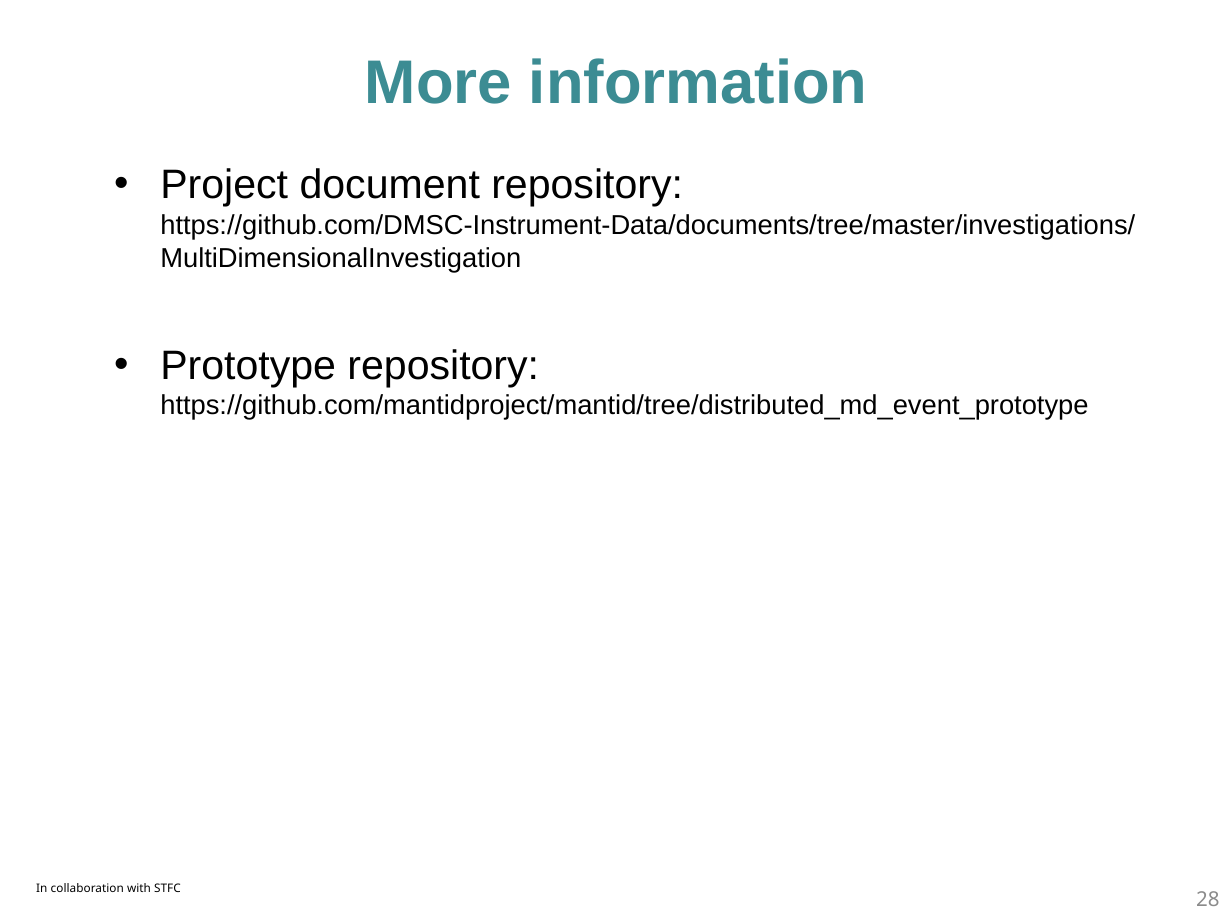
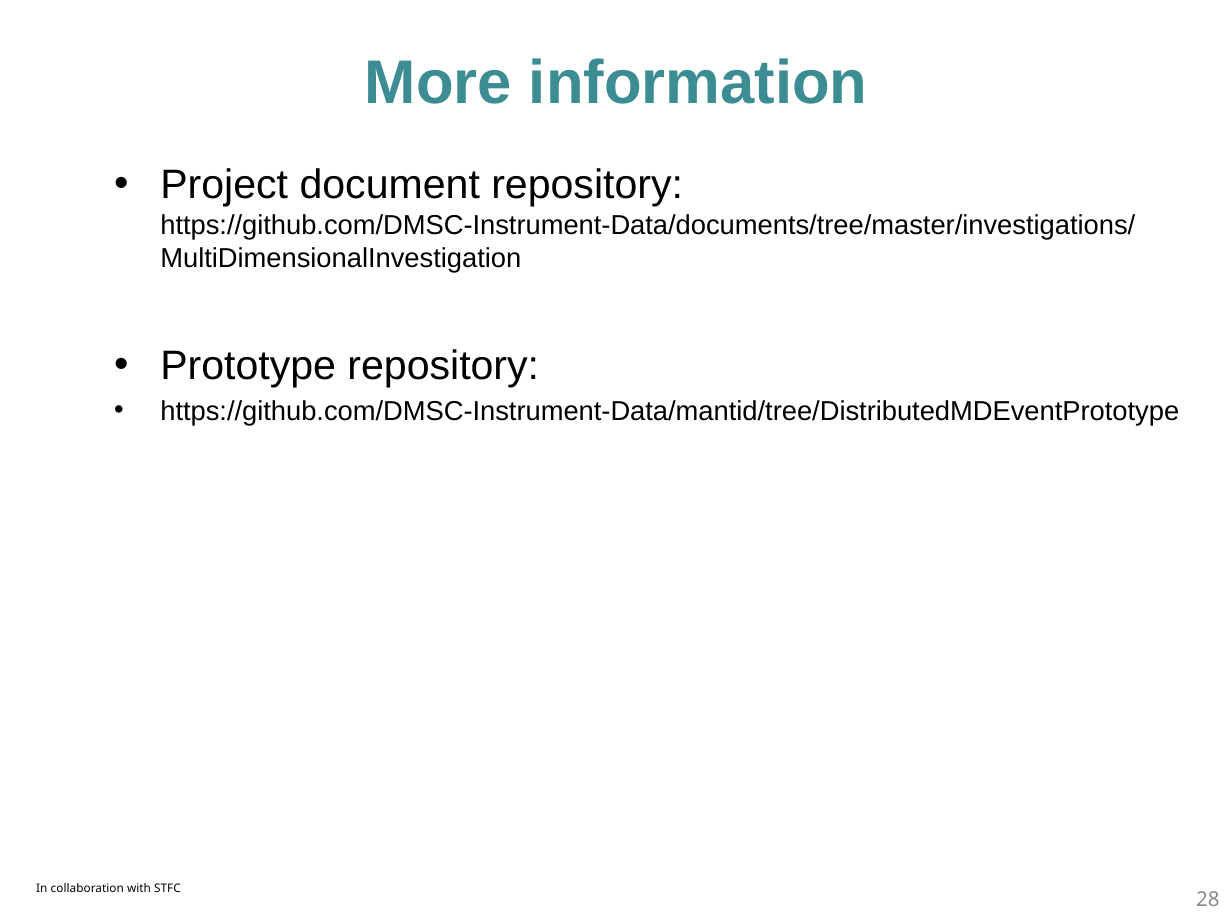
Before and after one commit to ess-dmsc-dram/documents, a slide deck: slide 28 of investigations/MultiDimensionalInvestigation/presentation/distributed_data_reduction_of_multi_dimensional_data.pptx. Drawn at 1232x924 pixels with LibreOffice and Linux fonts; fonts in the diff are those of the drawing; background and template pictures are left out. Boxes give left, top, right and bottom in pixels: in the first picture for what was removed or moved away, otherwise in the second. Text is boxed around its words. In the diff, an @@ line names an element or a change of style, - is before the commit and + after.

```diff
--- a/investigations/MultiDimensionalInvestigation/presentation/distributed_data_reduction_of_multi_dimensional_data.pptx
+++ b/investigations/MultiDimensionalInvestigation/presentation/distributed_data_reduction_of_multi_dimensional_data.pptx
@@ text at <box>160,349,1179,426</box>: text changed @@
-• Prototype repository: https://github.com/mantidproject/mantid/tree/distributed_md_event_prototype
+• Prototype repository:
+• https://github.com/DMSC-Instrument-Data/mantid/tree/DistributedMDEventPrototype
```
Also in this commit, not shown: 7 other slides changed, 6 other files.
